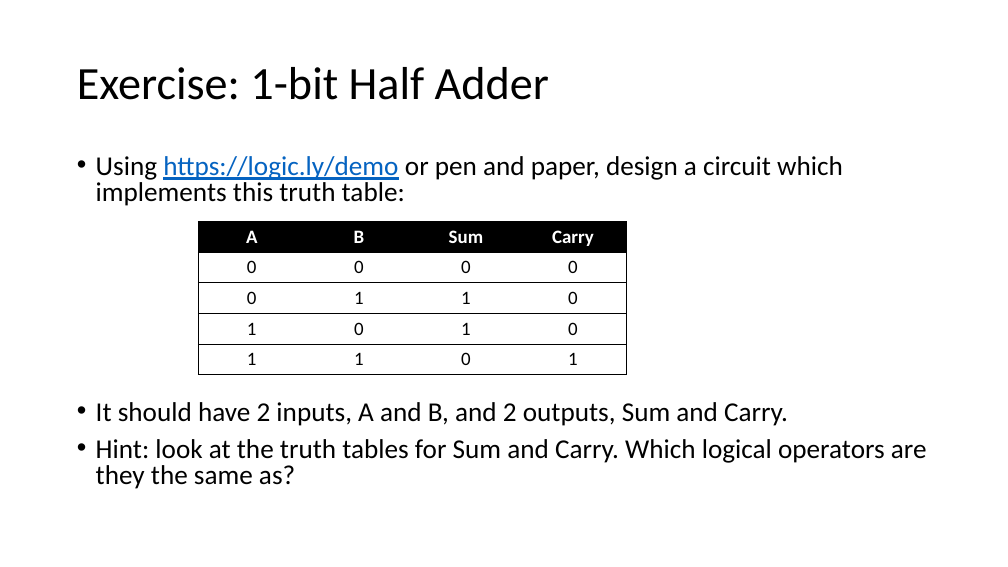
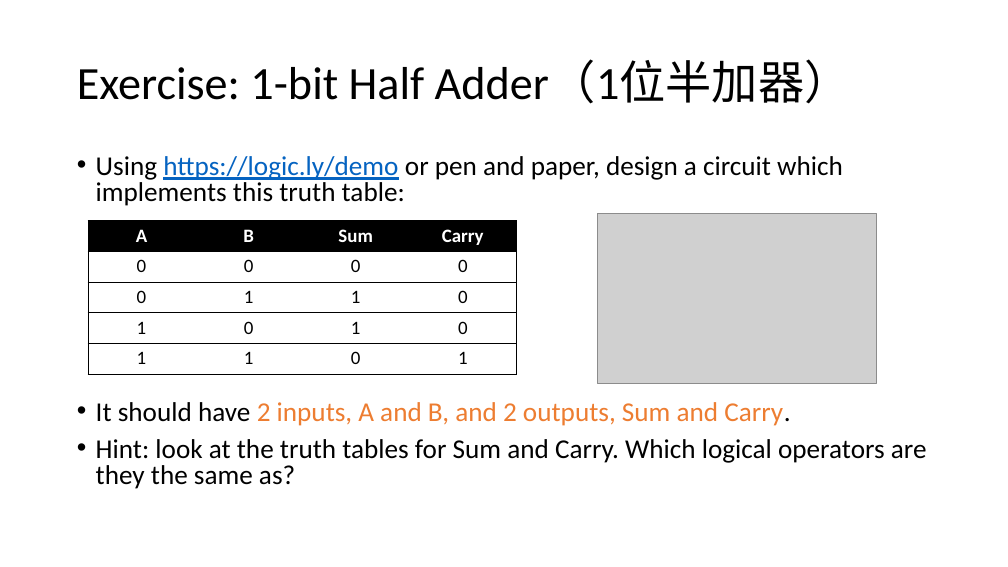
Before and after one commit to vcboy1/Leeds, a slide deck: slide 19 of 26fall/1860/Lecture/Week1.4/Lecture 1.4.1.pptx. Drawn at 1008x567 pixels with LibreOffice and Linux fonts; fonts in the diff are those of the drawing; grey boxes stand for pictures; background and template pictures are left out. Boxes give left, top, right and bottom in pixels: in the first picture for what was removed or moved away, otherwise in the second. Text is boxed around its words. In the diff, an @@ line names an element or a change of style, - is before the commit and + after.

```diff
--- a/26fall/1860/Lecture/Week1.4/Lecture 1.4.1.pptx
+++ b/26fall/1860/Lecture/Week1.4/Lecture 1.4.1.pptx
@@ title at [77,61,851,104]: text changed @@
-Exercise: 1-bit Half Adder
+Exercise: 1-bit Half Adder（1位半加器）
@@ table: place and size @@
-table at [198,222,628,375]
+table at [88,221,517,374]
@@ picture added at [597,213,876,383] @@
@@ text at [96,402,790,426]: text colour #000000 to #ED7D31 in "2 inputs, A and B, and 2 ..." @@
```
Also in this commit, not shown: 14 other slides changed, 5 slides added, 4 slides removed, 3 other files.
